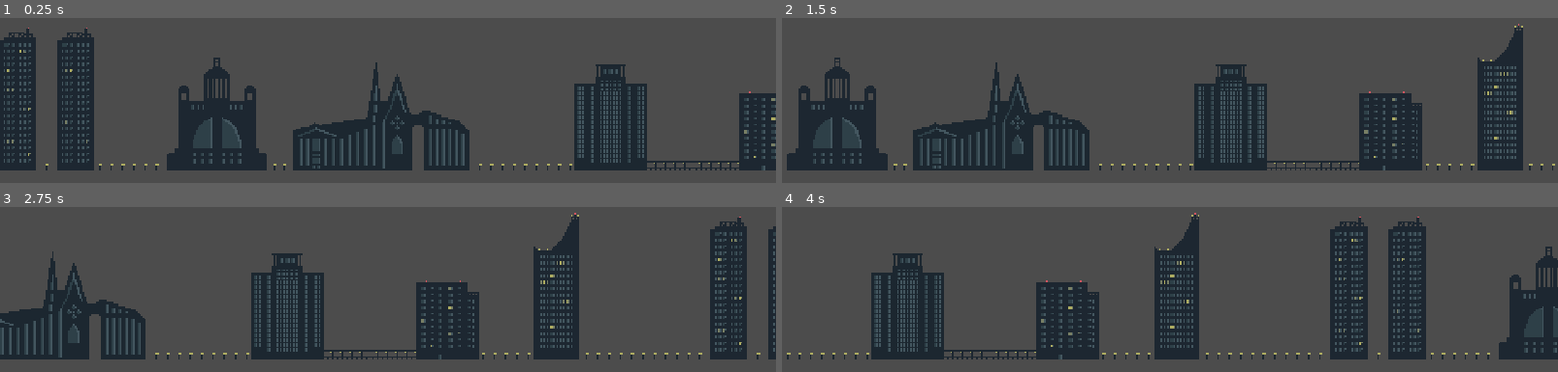
Above: before the commit, frames 1-4 (two rows, left to right).
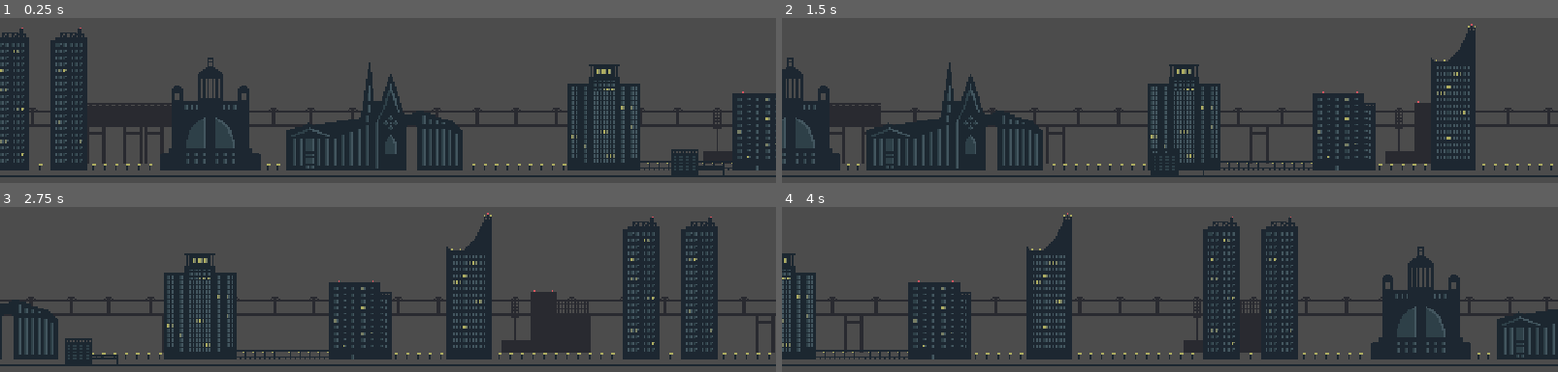
Above: after the commit, the same moments.

Repository: utoni/Godot2dPixelArtCitySkyline
Game: Godot game, scene res://CityScene.tscn
The game is run twice, just before and just after one commit, with the same random seed, the same clock (stepped at 60 frames per second) and the same inputs.
Inputs:
- Up to frame 1 (0.25 s): no input
- Up to frame 2 (1.5 s): no input
- Up to frame 3 (2.75 s): no input
- Up to frame 4 (4 s): no input

The runs differ from the first frame. In frame 1, 19% of the frame differs, in the area x 0-100%, y 5-97%; in frame 2, 31%; in frame 3, 36%, in the area x 0-100%, y 3-97%; in frame 4, 35%.

Commit message:
second commit
Signed-off-by: Toni Uhlig <matzeton@googlemail.com>

Diff:
--- a/CityScene.tscn
+++ b/CityScene.tscn
@@ -91,25 +91,48 @@
 9/shapes = [  ]
 9/z_index = 0
 
+[sub_resource type="Shader" id=7]
+code = "shader_type canvas_item;
+
+void fragment()
+{
+    vec4 col = texture(TEXTURE, UV);
+    if (col.a > 0.0) {
+        col += vec4(0.05, 0.01, 0.00, 0.0);
+    }
+    COLOR = col;
+}
+"
+
+[sub_resource type="ShaderMaterial" id=6]
+shader = SubResource( 7 )
+
 [node name="Node2D" type="Node2D"]
 
 [node name="ParallaxBackground" type="ParallaxBackground" parent="."]
+layer = -1
 scroll_ignore_camera_zoom = true
 
 [node name="ParallaxLayer" type="ParallaxLayer" parent="ParallaxBackground"]
 position = Vector2( 295, 103 )
 motion_mirroring = Vector2( 640, 0 )
 script = SubResource( 2 )
-speed = 80.0
+__meta__ = {
+"_edit_lock_": true
+}
+speed = 100.0
 
 [node name="StaticBody2D" type="StaticBody2D" parent="ParallaxBackground/ParallaxLayer"]
+__meta__ = {
+"_edit_lock_": true
+}
 
 [node name="TileMap" type="TileMap" parent="ParallaxBackground/ParallaxLayer/StaticBody2D"]
 position = Vector2( 216, 39 )
 tile_set = SubResource( 1 )
-cell_size = Vector2( 64, 48 )
+cell_size = Vector2( 64, 4 )
 format = 1
-tile_data = PoolIntArray( -65537, 6, 0, 65525, 5, 0, 65535, 5, 0, 0, 0, 0, 1, 1, 0 )
+tile_data = PoolIntArray( 65525, 5, 0, 65535, 5, 0, 0, 0, 0, 1, 1, 0 )
 __meta__ = {
 "_edit_lock_": true
 }
@@ -118,6 +141,82 @@
 visible = false
 position = Vector2( -183, 42 )
 polygon = PoolVector2Array( 124, -113, 17, -2, 9, 97, 321, 91, 407, -97 )
+__meta__ = {
+"_edit_lock_": true
+}
+
+[node name="ParallaxBackground2" type="ParallaxBackground" parent="."]
+layer = -2
+scroll_ignore_camera_zoom = true
+
+[node name="ParallaxLayer2" type="ParallaxLayer" parent="ParallaxBackground2"]
+position = Vector2( 295, 103 )
+motion_mirroring = Vector2( 640, 0 )
+script = SubResource( 2 )
+__meta__ = {
+"_edit_lock_": true
+}
+speed = 50.0
+
+[node name="StaticBody2D" type="StaticBody2D" parent="ParallaxBackground2/ParallaxLayer2"]
+__meta__ = {
+"_edit_lock_": true
+}
+
+[node name="TileMap" type="TileMap" parent="ParallaxBackground2/ParallaxLayer2/StaticBody2D"]
+material = SubResource( 6 )
+position = Vector2( 216, 39 )
+tile_set = SubResource( 1 )
+cell_size = Vector2( 64, 4 )
+format = 1
+tile_data = PoolIntArray( -11, 6, 0, -65527, 6, 0, 0, 0, 0, 1, 1, 0 )
+__meta__ = {
+"_edit_lock_": true
+}
+
+[node name="CollisionPolygon2D" type="CollisionPolygon2D" parent="ParallaxBackground2/ParallaxLayer2/StaticBody2D"]
+visible = false
+position = Vector2( -183, 42 )
+polygon = PoolVector2Array( 124, -113, 17, -2, 9, 97, 321, 91, 407, -97 )
+__meta__ = {
+"_edit_lock_": true
+}
+
+[node name="ParallaxBackground3" type="ParallaxBackground" parent="."]
+layer = 0
+scroll_ignore_camera_zoom = true
+
+[node name="ParallaxLayer2" type="ParallaxLayer" parent="ParallaxBackground3"]
+position = Vector2( 295, 103 )
+motion_mirroring = Vector2( 640, 0 )
+script = SubResource( 2 )
+__meta__ = {
+"_edit_lock_": true
+}
+speed = 150.0
+
+[node name="StaticBody2D" type="StaticBody2D" parent="ParallaxBackground3/ParallaxLayer2"]
+__meta__ = {
+"_edit_lock_": true
+}
+
+[node name="TileMap" type="TileMap" parent="ParallaxBackground3/ParallaxLayer2/StaticBody2D"]
+position = Vector2( 216, 39 )
+tile_set = SubResource( 1 )
+cell_size = Vector2( 64, 4 )
+format = 1
+tile_data = PoolIntArray( 0, 0, 0, 1, 1, 0, 131061, 7, 0, 65545, 7, 0 )
+__meta__ = {
+"_edit_lock_": true
+}
+
+[node name="CollisionPolygon2D" type="CollisionPolygon2D" parent="ParallaxBackground3/ParallaxLayer2/StaticBody2D"]
+visible = false
+position = Vector2( -183, 42 )
+polygon = PoolVector2Array( 124, -113, 17, -2, 9, 97, 321, 91, 407, -97 )
+__meta__ = {
+"_edit_lock_": true
+}
 
 [node name="Camera2D" type="Camera2D" parent="."]
 visible = false
Binary file changed: CityBackground.png
Not shown: 1 places in CityScene.tscn that only renumber resources
Not shown, changed: CityBackground.pxo
